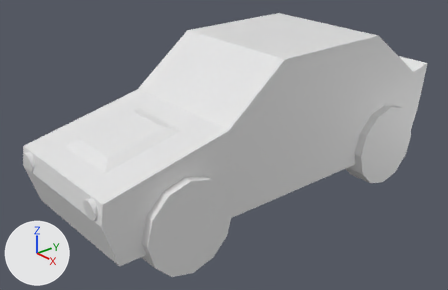
One commit to the Blender file Low Poly Car.blend: the scene before it, then after it.
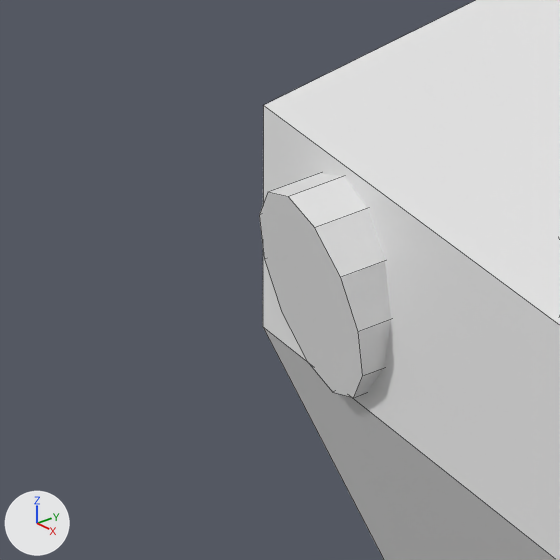
The first picture shows the older version from a 50 mm lens placed at (6.66, -6.75, 4.27), pointed at (-0.09, -1.08, 0.39). The close-ups show both versions on the part from 0% to 11% of the width and 47% to 64% of the height of that picture; other places that the commit changed are outside them. The axes (+X, +Y, +Z) are drawn at lower left. The lights are the same throughout. The close-ups show mesh edges as thin lines.

Script lines for the objects in view, before the commit:
```python
me_cube = bpy.data.meshes.new('Cube')
me_cube.from_pydata(...)  # 92 vertices, 68 faces; spans x -1.07..1.07, y -3.91..2.45, z -0.07..2.0
me_cube.materials.append(mat_material)  # white #e7e7e7
ob_car = bpy.data.objects.new('Car', me_cube)
ob_car.location = (0.0, 0.0, 0.0)
```
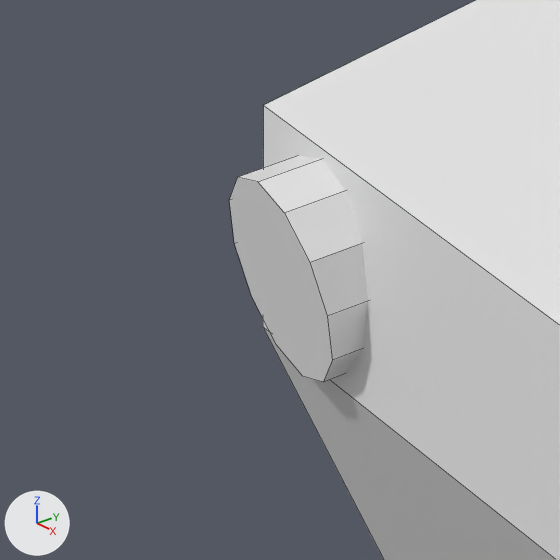
The change in detail:
me_cube has 92 vertices, 68 faces and spans x -1.07..1.07, y -3.91..2.45, z -0.07..2.0.
me_cube is used by ob_car; location (0.0, 0.0, 0.0).
me_cube part 1: the loose piece of 24 vertices spanning x -0.97..-0.71, y -3.91..-3.63, z 0.55..0.83 is deleted.
Mesh me_headlight is new.
It has 24 vertices, 14 faces and spans x -0.132..0.132, y -0.142..0.142, z -0.142..0.142.
It uses material mat_material (white #e7e7e7).
Object 'HeadLight_R' (ob_headlight_r) is new; it shows me_headlight.
Its location is (-0.906, -3.782, 0.692).

Changed parts and their boxes (x1, y1, x2, y2) in the close-ups (560 x 560 px):
'Car', reshaped: before (259, 0, 560, 560); after (263, 0, 560, 560)
'HeadLight_R', added: after (229, 156, 368, 382)
part 1 of me_cube, deleted: before (259, 173, 391, 398)
